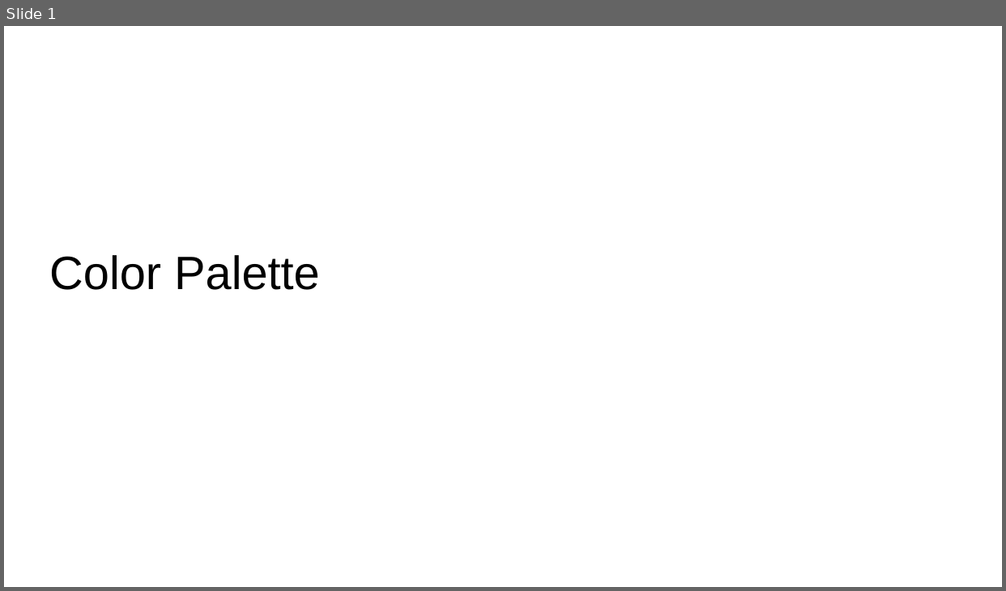
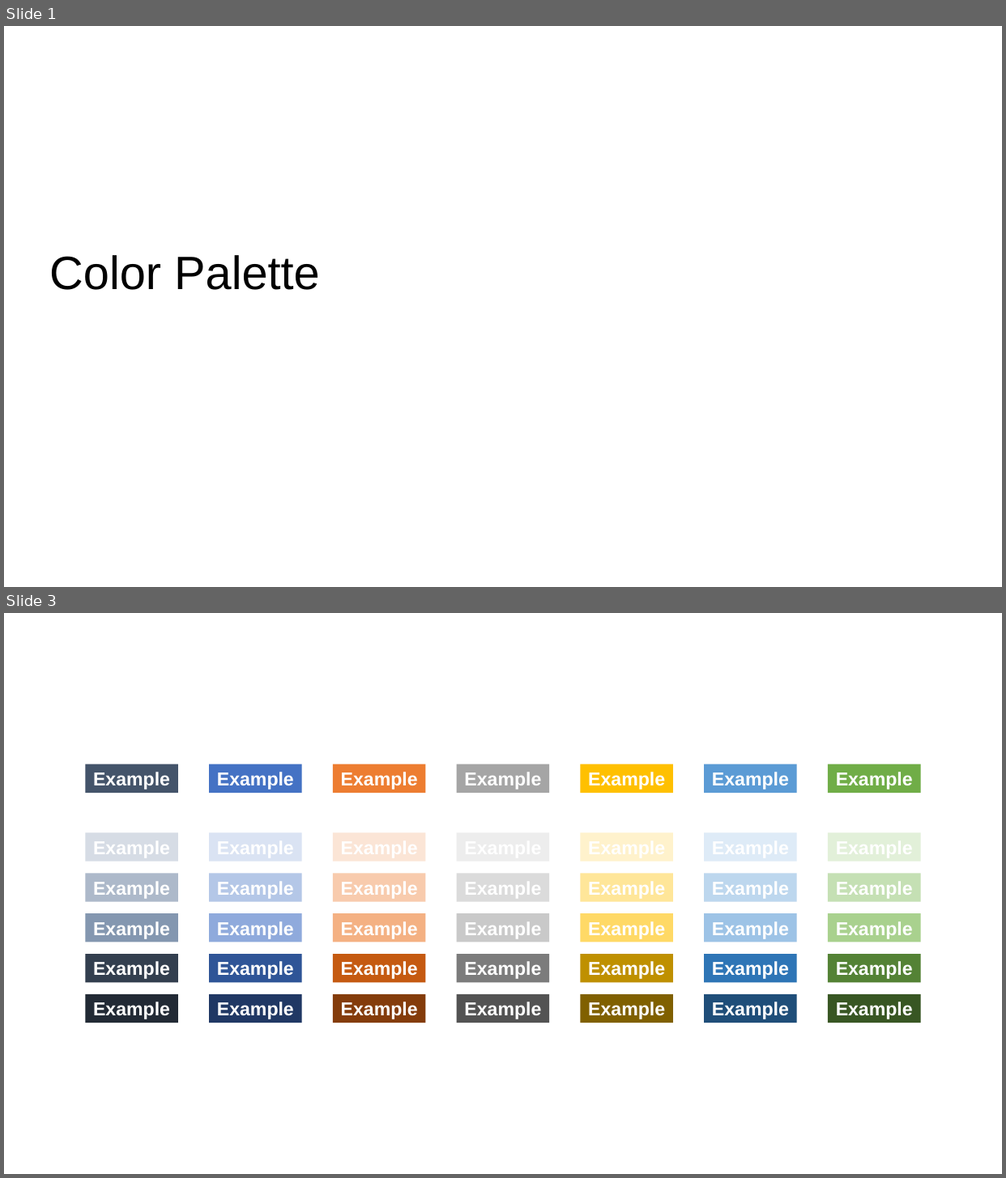
Before and after one commit to neuroiwm/colormap, a slide deck: IWM/2021-03-07/colorPalette.pptx. Shown one above the other, each under a label of ours: slide 1 before the commit, slides 1 and 3 after it; the slides between them are not shown. The pictures are 1006x591 and 1006x1178 pixels, drawn with LibreOffice and Linux fonts; fonts in the diff are those of the drawing. Boxes give left, top, right and bottom in pixels: in the first picture for what was removed or moved away, otherwise in the second. Text is boxed around its words. In the diff, an @@ line names an element or a change of style, - is before the commit and + after.

```diff
--- a/IWM/2021-03-07/colorPalette.pptx
+++ b/IWM/2021-03-07/colorPalette.pptx
@@ slide 3 added at bbox=[4, 613, 1002, 1174], background #FFFFFF @@
@@ group added at bbox=[86, 764, 921, 1023]: 42 rectangles @@
+Example
+Example
+Example
+Example
+Example
+Example
+Example
+Example
+Example
+Example
+Example
+Example
+Example
+Example
+Example
+Example
+Example
+Example
+Example
+Example
+Example
+Example
+Example
+Example
+Example
+Example
+Example
+Example
+Example
+Example
+Example
+Example
+Example
+Example
+Example
```
Also in this commit, not shown: 1 slide changed.
